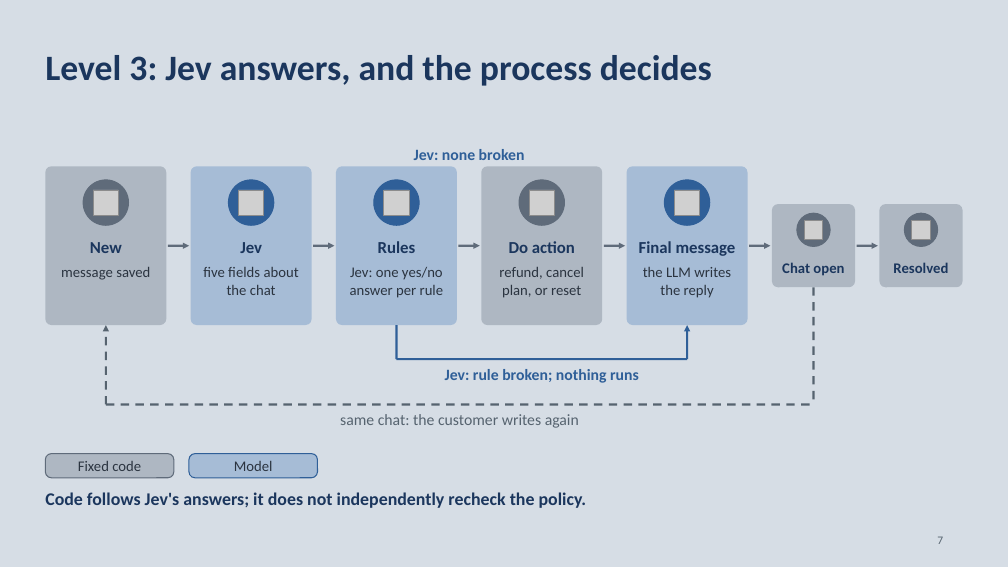
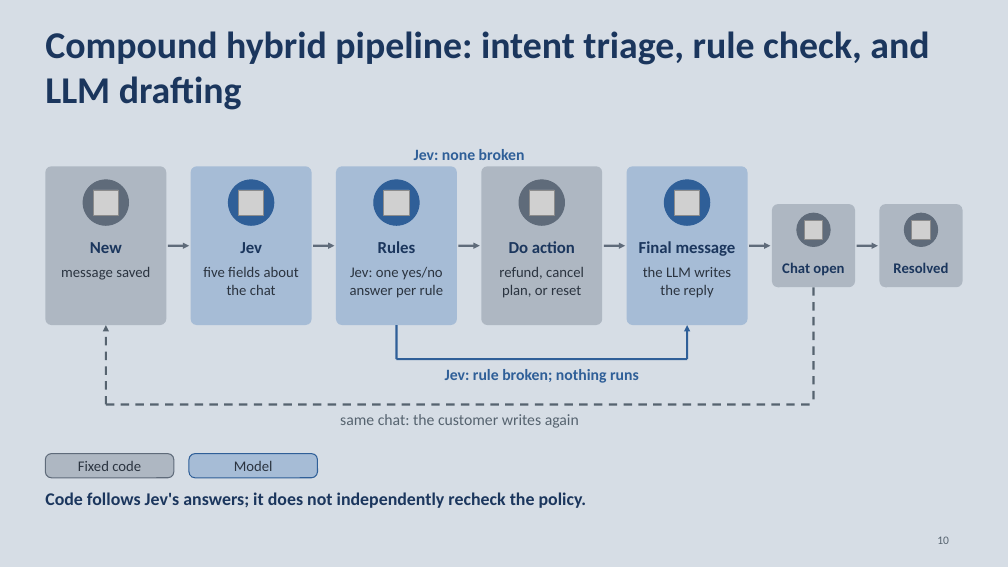
Before and after one commit to neilonthesky/english-presentation, a slide deck: slide 10 of slides/deck.pptx (slide 7 before the commit). Drawn at 1008x567 pixels with LibreOffice and Linux fonts; fonts in the diff are those of the drawing; grey boxes stand for pictures. Boxes give left, top, right and bottom in pixels: in the first picture for what was removed or moved away, otherwise in the second. Text is boxed around its words. In the diff, an @@ line names an element or a change of style, - is before the commit and + after.

```diff
--- a/slides/deck.pptx
+++ b/slides/deck.pptx
@@ text at (45, 31, 929, 110): text changed; size 34 to 36 pt @@
-Level 3: Jev answers, and the process decides
+Compound hybrid pipeline: intent triage, rule check, and LLM drafting
@@ page number at (937, 536, 949, 544): text changed @@
-7
+10
```
Also in this commit, not shown: 25 other slides changed, 6 slides added, 3 slides removed, 8 other files.
